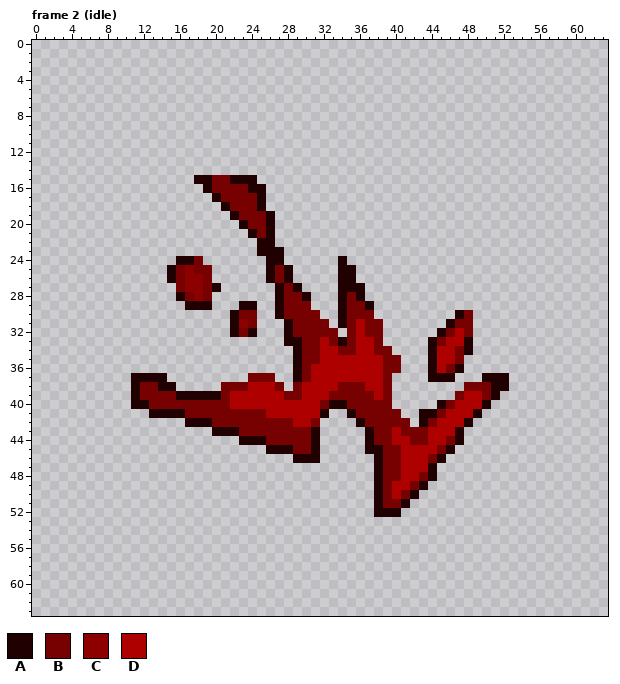
Two versions of one pixel-art file, libs/game-client/assets/fx/blood_01.aseprite. The picture above was drawn from the file before the commit.
64x64 pixels, 9 frames. Colours within 5 levels of each other are drawn and written as one. Shown: frame 2 (idle). The commit also changed other frames, which this record leaves out.
Palette (. is transparent): A #200000  B #770000  C #8d0000  D #af0000
Pixels before, frame 2 (idle), first column x 11:
15 .......AABBAAA............................
16 ........ABBBBAA...........................
17 .........ABBBBA...........................
18 ..........ABBBA...........................
19 ...........ABBBA..........................
20 ............ABBA..........................
21 .............ABA..........................
22 ..............AA..........................
23 ..............AAA.........................
24 .....AAB.......AA......A..................
25 ....ABCBB......ABA.....AA.................
26 ....ABCCB......ABA.....AA.................
27 .....BCCBA......ABA....AAA................
28 .....ABCB.......ABBA...ABA................
29 ......AAA...AA..ABBB...ABBA...............
30 ...........ABB..ABBBB..ABBB.........AB....
31 ...........ACB...ABBBB.ABDBB.......ABB....
32 ...........ABA...ABBBBB.BDBB......ABDB....
33 .................AABBDBABDDB.....ABDDA....
34 ..................ABBDDBBDDBB....ADDBA....
35 ..................ABBDDDDDDDBB...ADDB.....
36 ..................ABDDDDDDDDBB...ADBA.....
37 AAAA.........BBB..ABDDDDDDDDB....AAA...AAA
38 ABBAA.....BBBDDDB.BDDDDBBBDDB........BBBAA
39 ABBBBAAAAABDDDDDDBBDDDBBBBBDB.......BDDBA.
40 AABBBBBBBBBDDDDDDDDDDBAABBBBB.....ABDDDA..
41 ..AAAABBBBBBBBBDDDDDDA..ABBBBB..AABDDDA...
42 ......AAABBBBBBBBBDDB....ABBBBB.ABDDDA....
43 .........AAABBBBBBBBA.....ABBDBBBDDDA.....
44 ............AAABBBBBA.....ABBDDBBDDBA.....
45 ...............AAABBA.....AABBDDDDBA......
46 ..................AAA......ABBDDDBA.......
47 ...........................ABBDDDA........
48 ...........................ABBDDBA........
49 ...........................ABDDBA.........
50 ...........................ABDBA..........
51 ...........................ABBA...........
52 ...........................AAA............
Now the later version:
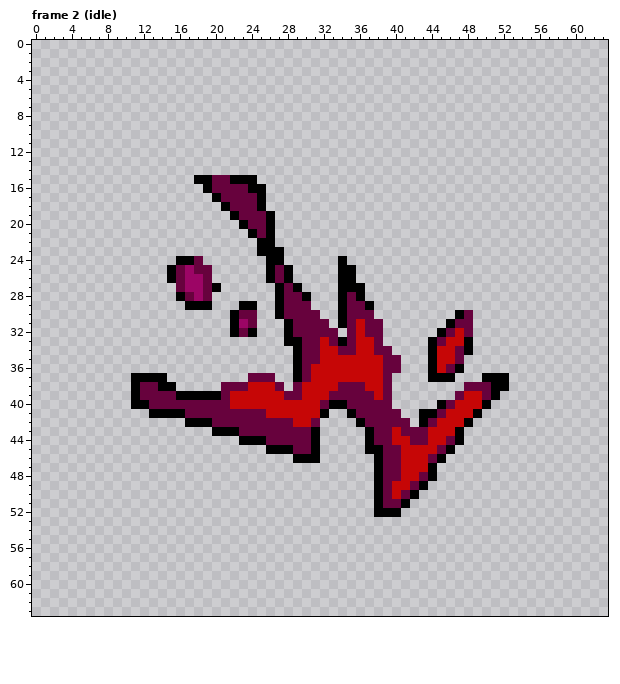
The exact change:
colour A: #200000 -> #000000
colour B: #770000 -> #67023d
colour C: #8d0000 -> #9c0565
colour D: #af0000 -> #c60606
